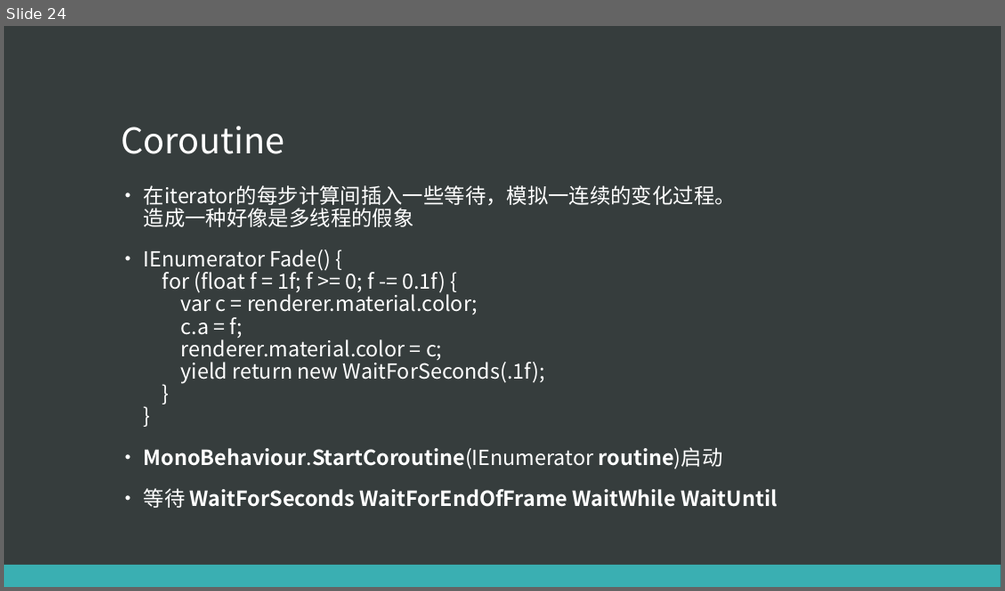
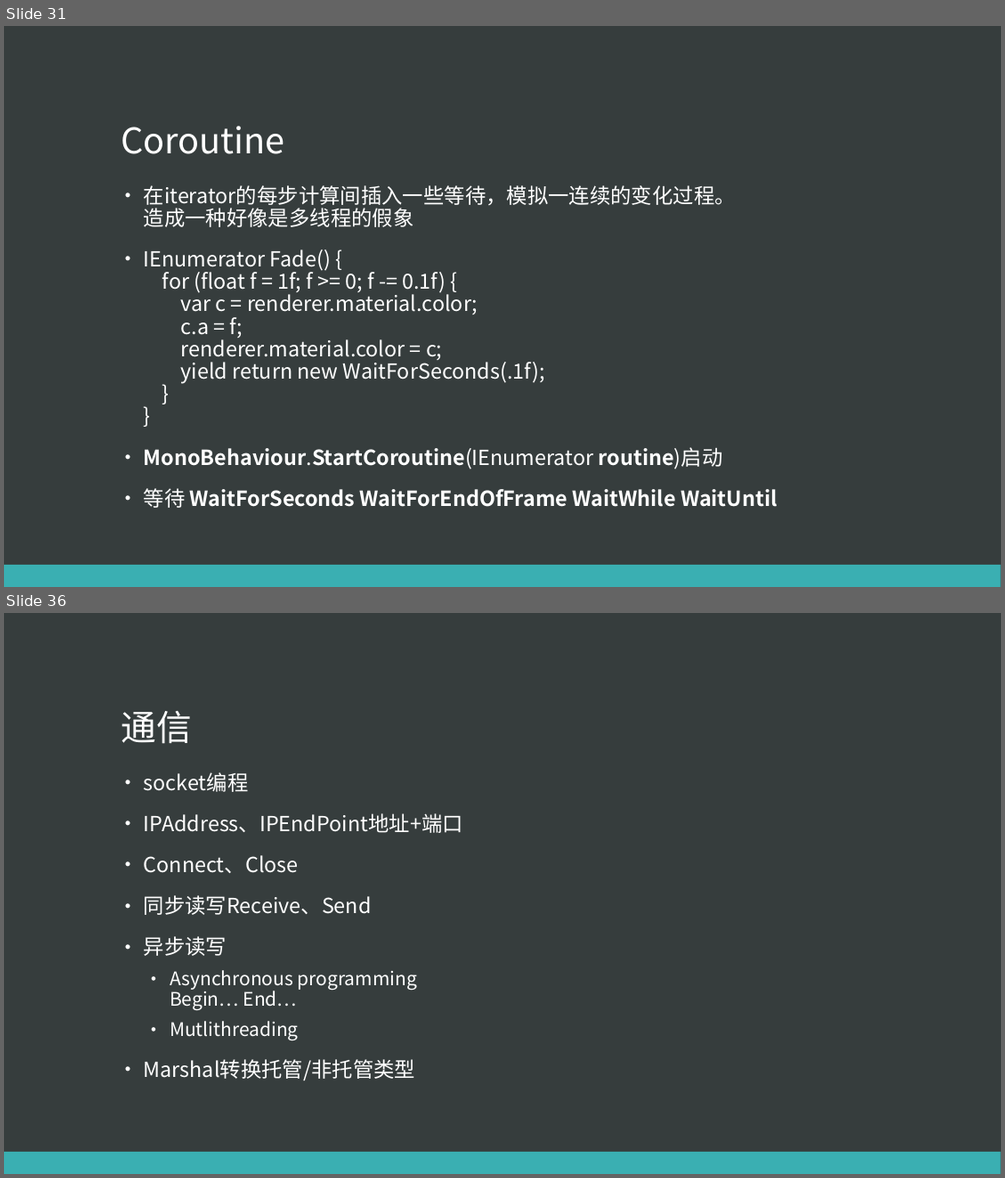
Before and after one commit to 690094231/Training, a slide deck: c#_unity/csharp-slides.pptx. Shown one above the other, each under a label of ours: slide 24 before the commit, slides 31 and 36 after it; the slides between them are not shown. The pictures are 1005x591 and 1005x1178 pixels, drawn with LibreOffice and Linux fonts; fonts in the diff are those of the drawing. Boxes give left, top, right and bottom in pixels: in the first picture for what was removed or moved away, otherwise in the second. Text is boxed around its words. In the diff, an @@ line names an element or a change of style, - is before the commit and + after.

```diff
--- a/c#_unity/csharp-slides.pptx
+++ b/c#_unity/csharp-slides.pptx
@@ slide 36 added at (4, 613, 1001, 1174), background #363D3D; not listed: 1 template element that a slide beside it also shows @@
@@ title added at (121, 711, 192, 744), 34 pt, text #FFFFFF @@
+通信
@@ text added at (144, 772, 463, 1080), 20 pt, text #FFFFFF @@
+• socket编程
+• IPAddress、IPEndPoint地址+端口
+• Connect、Close
+• 同步读写Receive、Send
+• 异步读写
+  • Asynchronous programming
+    Begin… End…
+  • Mutlithreading
+• Marshal转换托管/非托管类型
@@ what was slide 24 is now slide 31 @@
```
Also in this commit, not shown: 2 slides changed, 4 other slides added, 3 other files.
